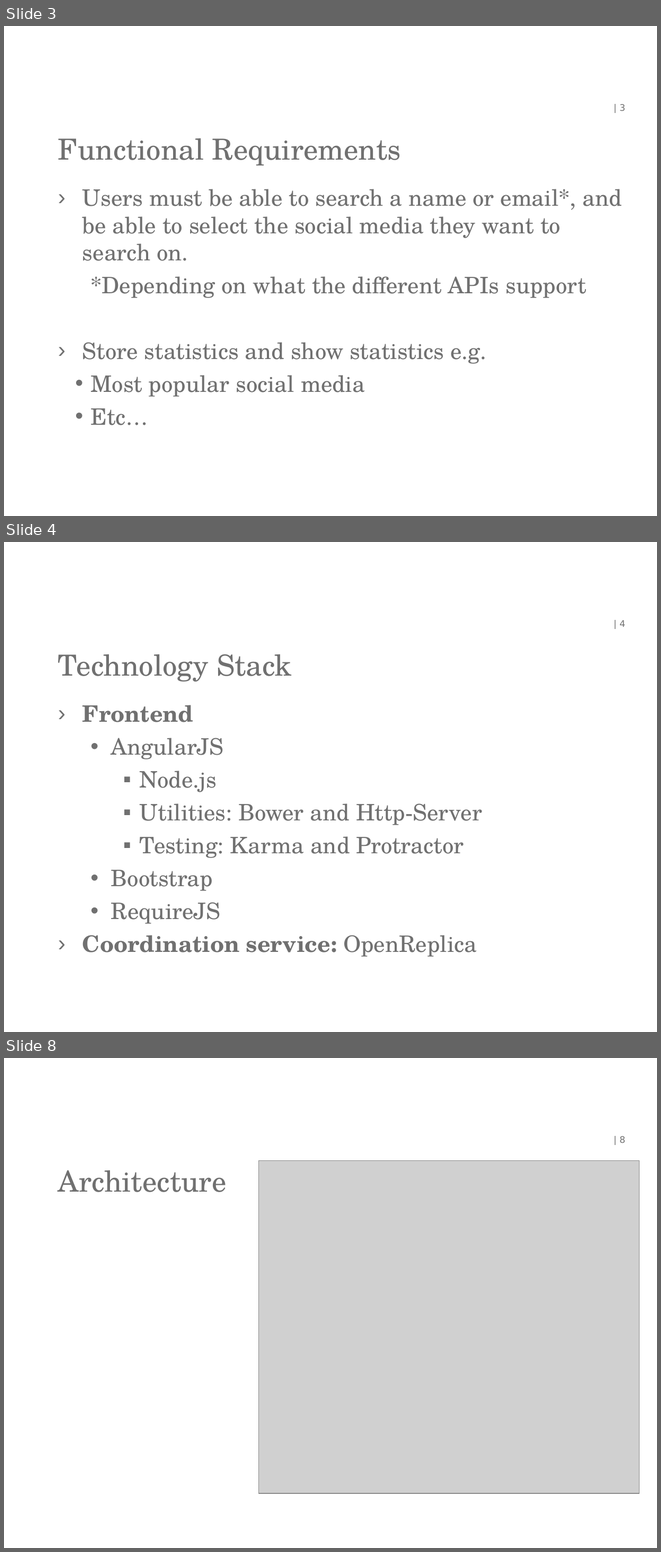
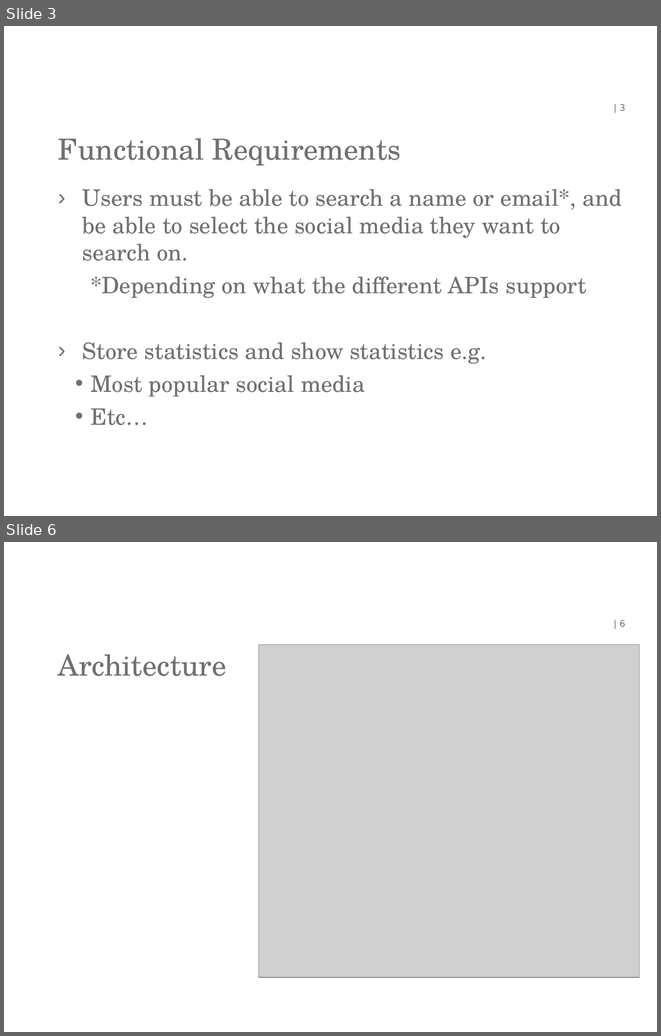
Before and after one commit to lauraBaakman/WACC-stalker, a slide deck: presentatie/WACC-Stalker.ppt. Shown one above the other, each under a label of ours: slides 3, 4 and 8 before the commit, slides 3 and 6 after it; the slides between them are not shown. The pictures are 661x1552 and 661x1036 pixels, drawn with LibreOffice and Linux fonts; fonts in the diff are those of the drawing; grey boxes stand for pictures; background and template pictures are left out. Boxes give left, top, right and bottom in pixels: in the first picture for what was removed or moved away, otherwise in the second. Text is boxed around its words. In the diff, an @@ line names an element or a change of style, - is before the commit and + after.

```diff
--- a/presentatie/WACC-Stalker.ppt
+++ b/presentatie/WACC-Stalker.ppt
@@ slide 4 removed at box(4, 542, 657, 1032), background #FFFFFF @@
@@ page number removed at box(619, 620, 625, 627) @@
-| 4
@@ title removed at box(58, 654, 292, 681) @@
-Technology Stack
@@ text removed at box(82, 705, 482, 956) @@
-› Frontend
-  • AngularJS
-    ▪ Node.js
-    ▪ Utilities: Bower and Http-Server
-    ▪ Testing: Karma and Protractor
-  • Bootstrap
-  • RequireJS
-› Coordination service: OpenReplica
@@ what was slide 8 is now slide 6 @@
```
Also in this commit, not shown: 3 slides changed, 1 other slide removed.
